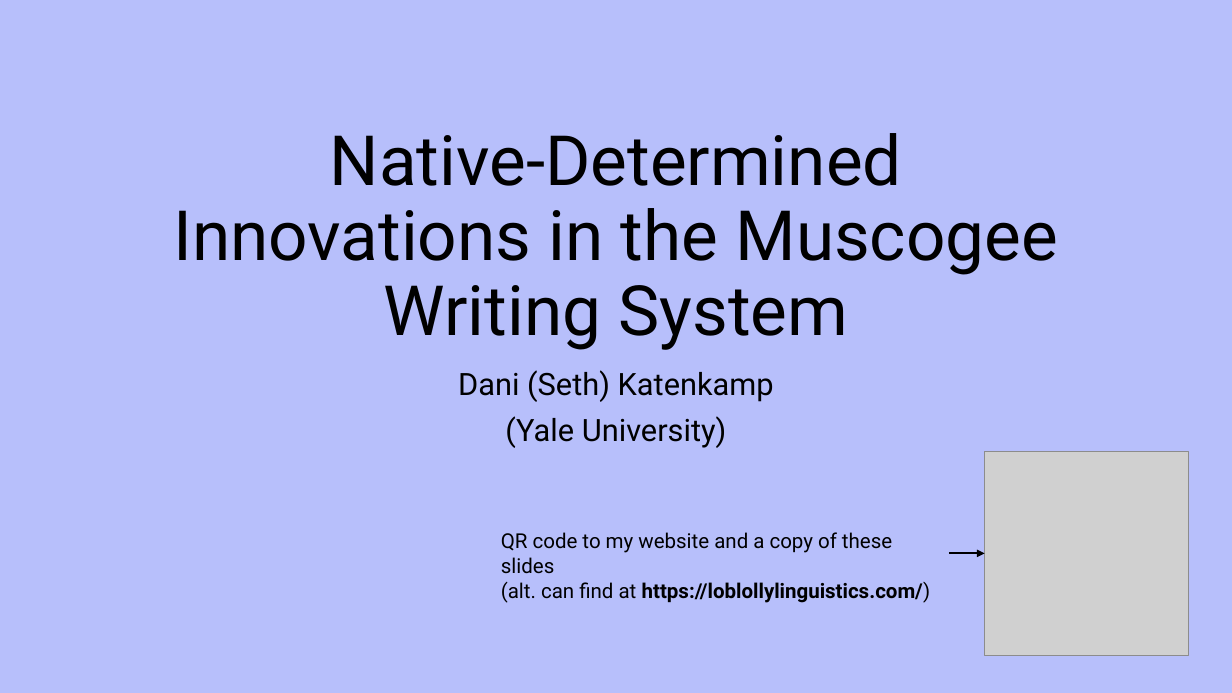
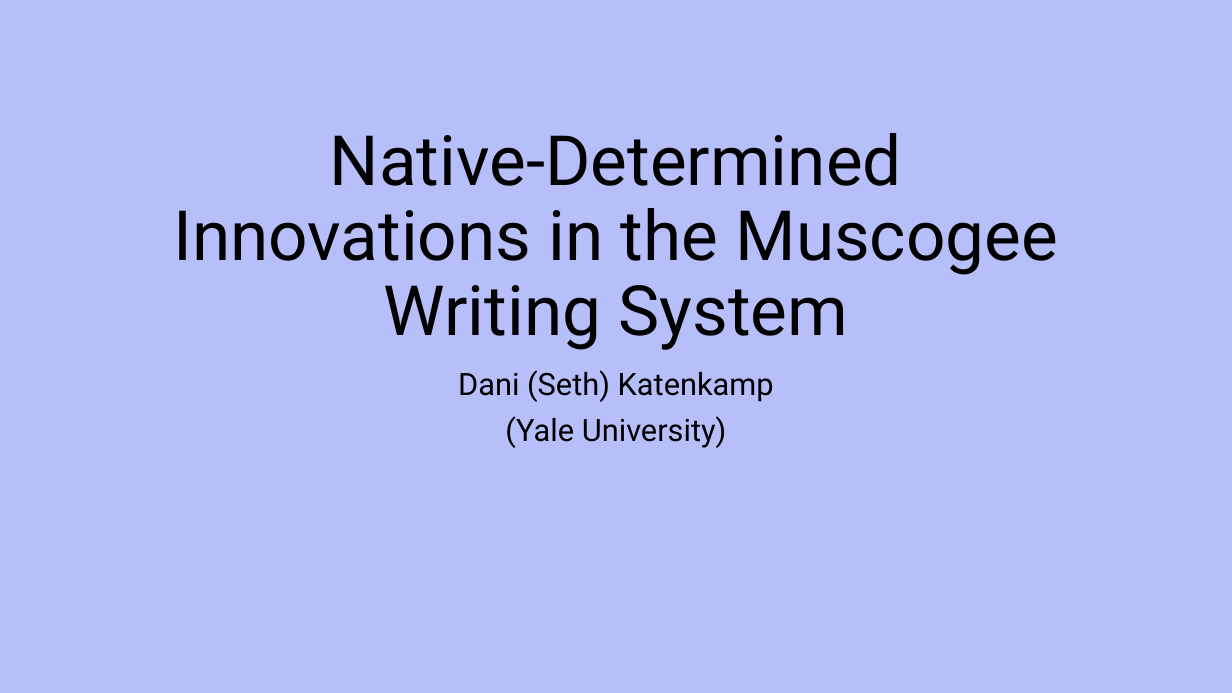
Before and after one commit to Hiltonhat/Hiltonhat.github.io, a slide deck: slide 1 of bibliography/ASE2026 Katenkamp.pptx. Drawn at 1232x693 pixels with LibreOffice and Linux fonts; fonts in the diff are those of the drawing; grey boxes stand for pictures. Boxes give left, top, right and bottom in pixels: in the first picture for what was removed or moved away, otherwise in the second. Text is boxed around its words. In the diff, an @@ line names an element or a change of style, - is before the commit and + after.

Commit message:
moved ase2026 slides, added link for plsa

```diff
--- a/bibliography/ASE2026 Katenkamp.pptx
+++ b/bibliography/ASE2026 Katenkamp.pptx
@@ picture removed at <box>985,452,1189,656</box> @@
@@ text removed at <box>501,532,931,603</box> @@
-QR code to my website and a copy of these slides
-(alt. can find at https://loblollylinguistics.com/)
@@ arrow removed from (949, 554) to (985, 554) @@
```
Also in this commit, not shown: 2 other files.
